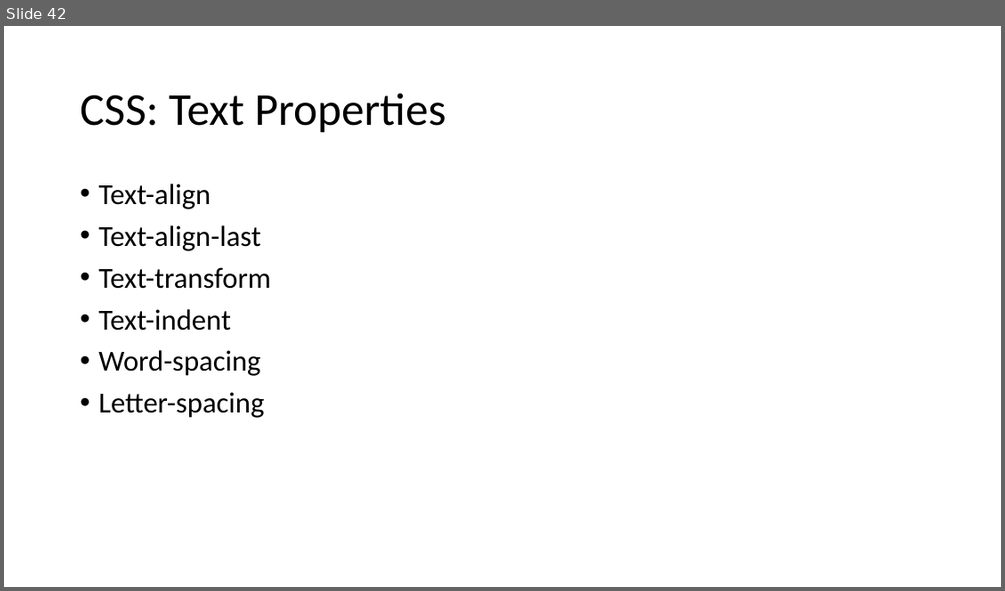
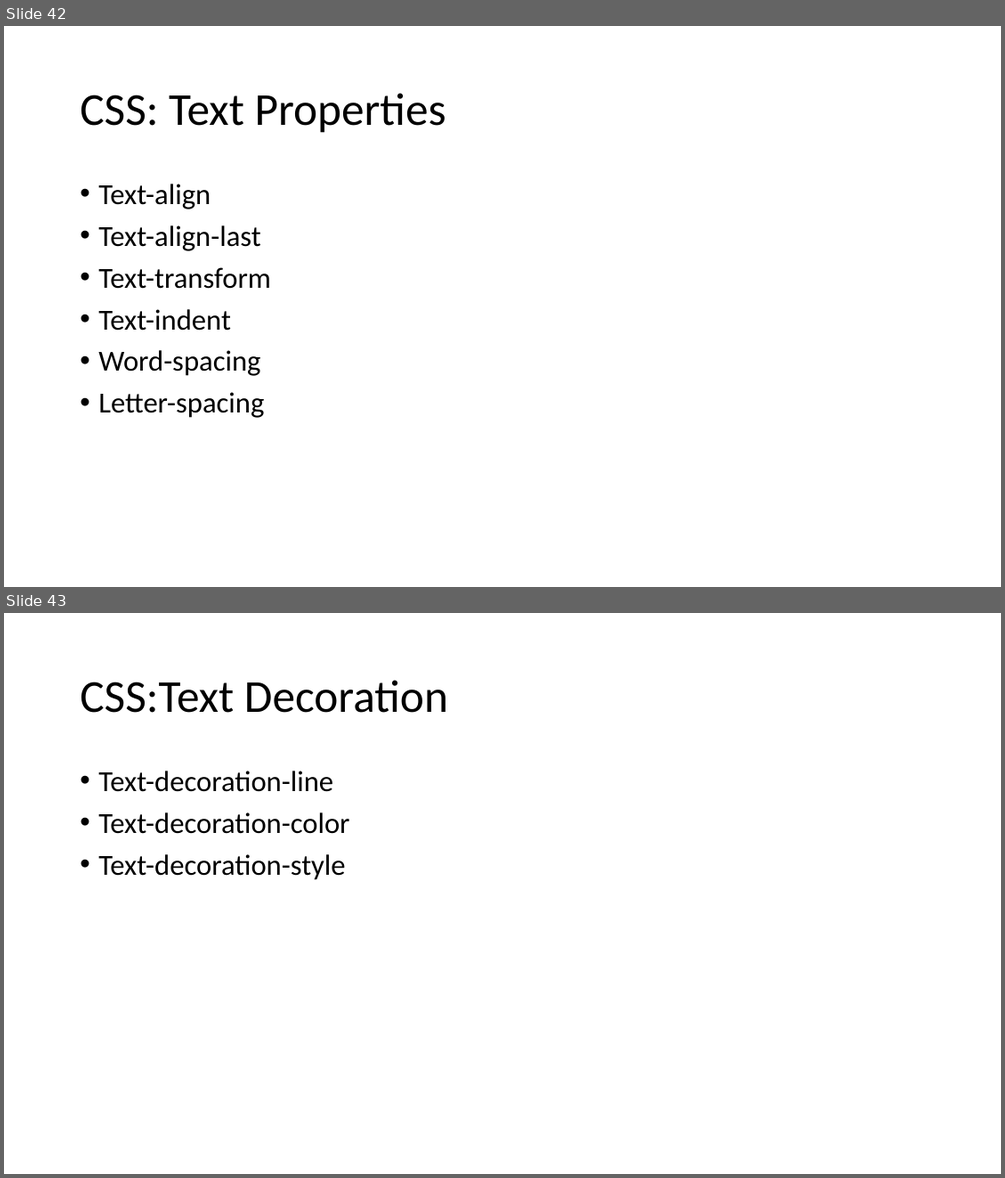
Before and after one commit to PiyushChaturvedii/Batch04, a slide deck: CSS.pptx. Shown one above the other, each under a label of ours: slide 42 before the commit, slides 42 and 43 after it. The pictures are 1005x591 and 1005x1178 pixels, drawn with LibreOffice and Linux fonts; fonts in the diff are those of the drawing. Boxes give left, top, right and bottom in pixels: in the first picture for what was removed or moved away, otherwise in the second. Text is boxed around its words. In the diff, an @@ line names an element or a change of style, - is before the commit and + after.

```diff
--- a/CSS.pptx
+++ b/CSS.pptx
@@ slide 43 added at (4,613,1001,1174), background #FFFFFF @@
@@ title added at (80,680,448,713), 44 pt, text #000000 @@
+CSS:Text Decoration
@@ text added at (98,771,349,880), 28 pt, text #000000 @@
+• Text-decoration-line
+• Text-decoration-color
+• Text-decoration-style
```
Also in this commit, not shown: 9 other slides added, 4 other files.
